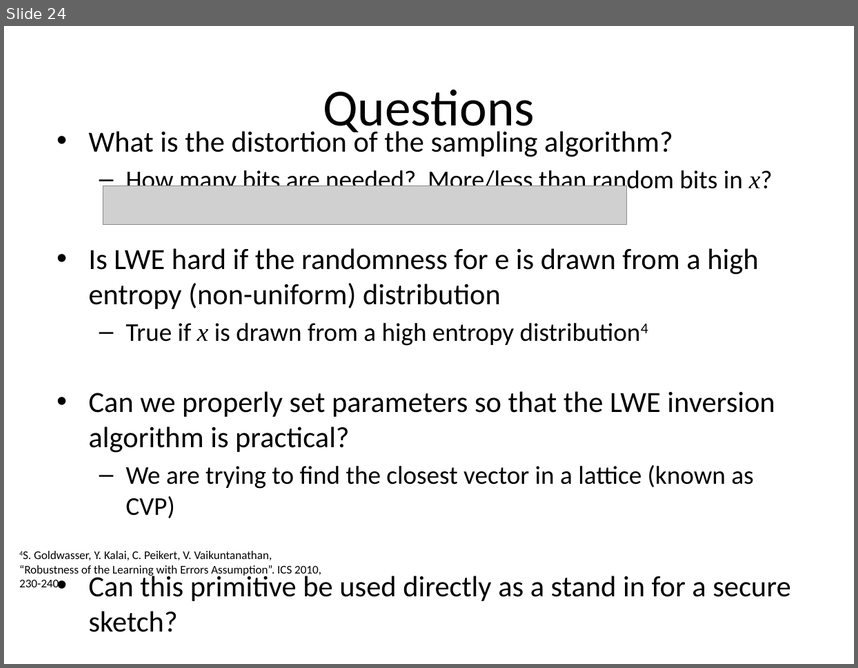
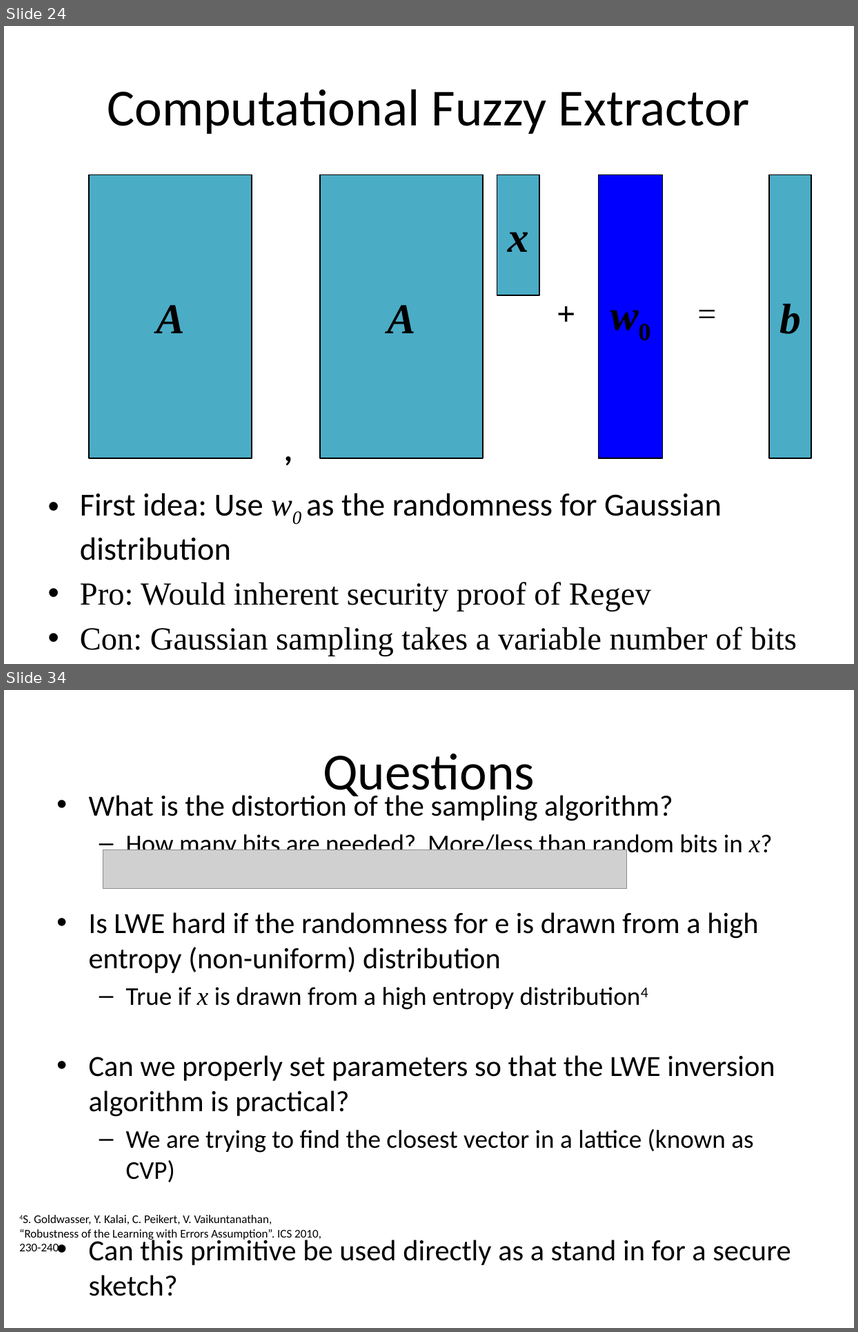
Before and after one commit to xianruimeng/comp-fuzzy-ext, a slide deck: ComputationalFuzzyExtractors.pptx. Shown one above the other, each under a label of ours: slide 24 before the commit, slides 24 and 34 after it; the slides between them are not shown. The pictures are 858x668 and 858x1332 pixels, drawn with LibreOffice and Linux fonts; fonts in the diff are those of the drawing; grey boxes stand for pictures. Boxes give left, top, right and bottom in pixels: in the first picture for what was removed or moved away, otherwise in the second. Text is boxed around its words. In the diff, an @@ line names an element or a change of style, - is before the commit and + after.

```diff
--- a/ComputationalFuzzyExtractors.pptx
+++ b/ComputationalFuzzyExtractors.pptx
@@ slide 24 added at (4,26,854,664), background #FFFFFF @@
@@ title added at (107,89,750,134), 44 pt, text #000000 @@
+Computational Fuzzy Extractor
@@ rectangle added at (89,175,252,458), fill #4BACC6, outline #000000 1 pt, 36 pt, text #000000, bold, italic @@
+A
@@ rectangle added at (320,175,484,458), fill #4BACC6, outline #000000 1 pt, 36 pt, text #000000, bold, italic @@
+A
@@ rectangle added at (497,175,539,296), fill #4BACC6, outline #000000 1 pt, 36 pt, text #000000, bold, italic @@
+x
@@ rectangle added at (598,175,663,458), fill #0000FF, outline #000000 1 pt, 36 pt, text #000000, bold, italic @@
+w0
@@ rectangle added at (604,175,646,458), fill #4BACC6, outline #000000 1 pt, 36 pt, text #000000, bold, italic @@
+e
@@ rectangle added at (769,175,811,458), fill #4BACC6, outline #000000 1 pt, 36 pt, text #000000, bold, italic @@
+b
@@ text added at (548,288,584,336), 28 pt, text #000000, bold @@
++
@@ text added at (688,288,725,336), 28 pt, text #000000 @@
+=
@@ text added at (275,424,301,472), 28 pt, text #000000, bold @@
+,
@@ text added at (80,492,797,656), 27.2 pt, text #000000 @@
+• First idea: Use w0 as the randomness for Gaussian distribution
+• Pro: Would inherent security proof of Regev
+• Con: Gaussian sampling takes a variable number of bits
@@ what was slide 24 is now slide 34 @@
```
Also in this commit, not shown: 15 slides changed, 10 other slides added, 1 slide removed.
